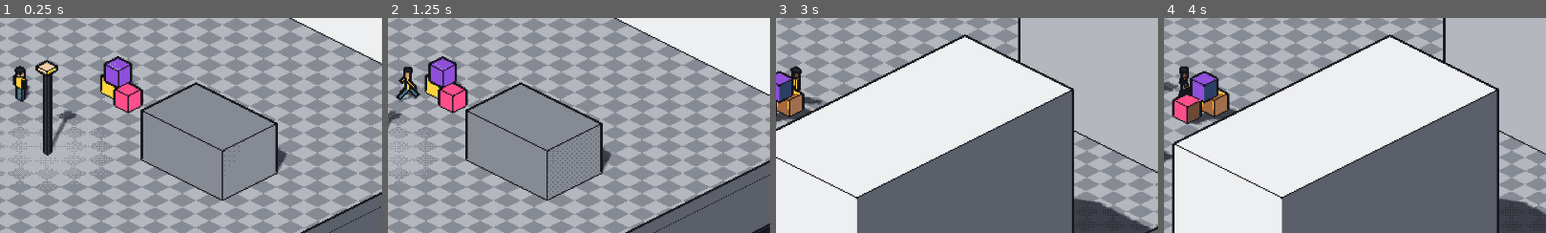
Above: before the commit, frames 1-4 (left to right).
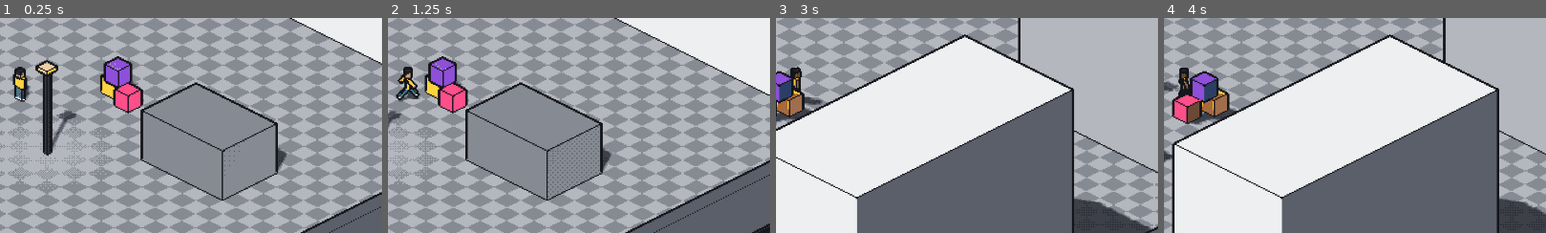
Above: after the commit, the same moments.

Repository: Yato-350/91350
Game: Godot game, scene res://scenes/main/main.tscn
Same seed, same stepped clock (60 frames per second), same inputs: the game is played once before the commit and once after it.
Inputs (mouse positions are % of the whole screen's width and height, from its top left):
- Up to frame 1 (0.25 s): no input
- Up to frame 2 (1.25 s): tap Enter at 0.5 s; move the mouse to (72, 45) at 0.52 s; hold D (move_right) from 0.53 s (still down); hold Shift (run) from 0.53 s (still down); click (72, 45) at 0.67 s
- Up to frame 3 (3 s): release D (move_right) at 1.25 s; release Shift (run) at 1.25 s; drag from (30, 55) to (45, 70) at 1.27 s; tap Space at 2 s; move the mouse to (60, 28) at 2.02 s; hold D (move_right) 2.03-2.75 s; hold Shift (run) 2.03-2.75 s; tap E (camera_rotate_right) at 2.1 s; drag from (45, 70) to (20, 35) at 2.77 s
- Up to frame 4 (4 s): tap Enter at 3.5 s; move the mouse to (80, 65) at 3.52 s; hold A (move_left) from 3.53 s (still down); hold Shift (run) from 3.53 s (still down); tap Alt at 3.6 s
The pictures show only the part of the screen within x 47-97%, y 31-81%; the shares and areas given below are measured in that part.

The runs differ from the first frame. In frame 1, 0.2% of the frame differs, in the area x 3-8%, y 22-40%; in frame 2, 0.2%, in the area x 2-9%, y 25-39%; in frame 3, less than 0.1%; in frame 4, less than 0.1%.

Commit message:
feat: personnages voxel animés (35 fiches) et Akan en modèle voxel
- data/characters/characters.json : fiches d'apparence des personnages
  principaux, secondaires, civils et forces du régime (+ schéma)
- tools/build_voxels.py : fusion des faces de même couleur (fichiers dix fois
  plus légers) et construction des personnages depuis leurs fiches
- CharacterVisual : charge le modèle, applique les couleurs des sommets et
  anime bras et jambes ; le joueur l'utilise à la place des boîtes

Co-Authored-By: Claude Fable 5.2 <noreply@anthropic.com>
Claude-Session: https://claude.ai/code/session_0191MuXXX6bNUbLG7aSk85Tz

Diff:
--- /dev/null
+++ b/data/characters/characters.json
@@ -0,0 +1,539 @@
+{
+	"characters": [
+		{
+			"id": "akan",
+			"name": "CHAR_AKAN",
+			"group": "habitants",
+			"appearance": {
+				"skin": "peau_1",
+				"hair": "noir",
+				"hair_style": "court",
+				"top": "jaune_linge",
+				"top_style": "hoodie",
+				"bottom": "bleu_acier",
+				"shoes": "blanc"
+			}
+		},
+		{
+			"id": "daronne",
+			"name": "CHAR_DARONNE",
+			"group": "familles",
+			"appearance": {
+				"skin": "peau_1",
+				"hair": "noir",
+				"hair_style": "chignon",
+				"top": "blanc",
+				"top_style": "blouse",
+				"bottom": "bleu_ecran",
+				"shoes": "blanc"
+			}
+		},
+		{
+			"id": "maya",
+			"name": "CHAR_MAYA",
+			"group": "familles",
+			"appearance": {
+				"skin": "peau_1",
+				"hair": "noir",
+				"hair_style": "tresses",
+				"top": "rose_tag",
+				"top_style": "tshirt",
+				"bottom": "violet_tag",
+				"shoes": "blanc",
+				"build": "enfant"
+			}
+		},
+		{
+			"id": "nino",
+			"name": "CHAR_NINO",
+			"group": "collectif",
+			"appearance": {
+				"skin": "peau_2",
+				"hair": "brun_1",
+				"hair_style": "casquette",
+				"top": "vert_tag",
+				"top_style": "tshirt",
+				"bottom": "beton_2",
+				"shoes": "blanc",
+				"accessory_color": "rouge_sombre"
+			}
+		},
+		{
+			"id": "lucien",
+			"name": "CHAR_LUCIEN",
+			"group": "anciens",
+			"appearance": {
+				"skin": "peau_3",
+				"hair": "beton_5",
+				"hair_style": "rase",
+				"top": "brun_2",
+				"top_style": "veste",
+				"bottom": "beton_2",
+				"shoes": "brun_1",
+				"accessory": "lunettes",
+				"detail": "creme"
+			}
+		},
+		{
+			"id": "le_grand",
+			"name": "CHAR_LE_GRAND",
+			"group": "anciens",
+			"appearance": {
+				"skin": "brun_2",
+				"hair": "noir",
+				"hair_style": "rase",
+				"top": "beton_5",
+				"top_style": "tshirt",
+				"bottom": "noir",
+				"shoes": "blanc",
+				"build": "fort"
+			}
+		},
+		{
+			"id": "wifi",
+			"name": "CHAR_WIFI",
+			"group": "collectif",
+			"appearance": {
+				"skin": "peau_2",
+				"hair": "violet_tag",
+				"hair_style": "long",
+				"top": "noir",
+				"top_style": "hoodie",
+				"bottom": "beton_2",
+				"shoes": "cyan_neon",
+				"accessory": "ecouteurs",
+				"accessory_color": "cyan_neon",
+				"detail": "cyan_neon"
+			}
+		},
+		{
+			"id": "zed",
+			"name": "CHAR_ZED",
+			"group": "reseau",
+			"appearance": {
+				"skin": "peau_3",
+				"hair": "noir",
+				"hair_style": "court",
+				"top": "noir",
+				"top_style": "veste",
+				"bottom": "beton_1",
+				"shoes": "noir",
+				"accessory": "lunettes",
+				"detail": "rouge_sombre"
+			}
+		},
+		{
+			"id": "tonton",
+			"name": "CHAR_TONTON",
+			"group": "anciens",
+			"appearance": {
+				"skin": "brun_2",
+				"hair": "beton_4",
+				"hair_style": "rase",
+				"top": "vert_feuille",
+				"top_style": "tablier",
+				"bottom": "brun_2",
+				"shoes": "noir",
+				"detail": "creme"
+			}
+		},
+		{
+			"id": "mc_beton",
+			"name": "CHAR_MC_BETON",
+			"group": "collectif",
+			"appearance": {
+				"skin": "brun_1",
+				"hair": "noir",
+				"hair_style": "afro",
+				"top": "orange_vif",
+				"top_style": "hoodie",
+				"bottom": "bleu_acier",
+				"shoes": "blanc",
+				"accessory": "ecouteurs",
+				"accessory_color": "blanc"
+			}
+		},
+		{
+			"id": "tata_rose",
+			"name": "CHAR_TATA_ROSE",
+			"group": "familles",
+			"appearance": {
+				"skin": "peau_1",
+				"hair": "noir",
+				"hair_style": "chignon",
+				"top": "rose_tag",
+				"top_style": "tablier",
+				"bottom": "beton_3",
+				"shoes": "brun_1",
+				"detail": "blanc"
+			}
+		},
+		{
+			"id": "cle_de_12",
+			"name": "CHAR_CLE_DE_12",
+			"group": "reseau",
+			"appearance": {
+				"skin": "peau_2",
+				"hair": "brun_1",
+				"hair_style": "casquette",
+				"top": "bleu_acier",
+				"top_style": "blouse",
+				"bottom": "bleu_acier",
+				"shoes": "noir",
+				"accessory_color": "orange_sombre"
+			}
+		},
+		{
+			"id": "bernard",
+			"name": "CHAR_BERNARD",
+			"group": "habitants",
+			"appearance": {
+				"skin": "peau_3",
+				"hair": "beton_4",
+				"hair_style": "court",
+				"top": "beton_3",
+				"top_style": "veste",
+				"bottom": "beton_2",
+				"shoes": "noir",
+				"detail": "bleu_ecran"
+			}
+		},
+		{
+			"id": "vasseur",
+			"name": "CHAR_VASSEUR",
+			"group": "regime",
+			"appearance": {
+				"skin": "peau_3",
+				"hair": "beton_5",
+				"hair_style": "casquette",
+				"top": "bleu_nuit",
+				"top_style": "uniforme",
+				"bottom": "bleu_nuit",
+				"shoes": "noir",
+				"accessory_color": "bleu_nuit"
+			}
+		},
+		{
+			"id": "la_prof",
+			"name": "CHAR_LA_PROF",
+			"group": "anciens",
+			"appearance": {
+				"skin": "peau_2",
+				"hair": "beton_5",
+				"hair_style": "chignon",
+				"top": "bleu_ecran",
+				"top_style": "veste",
+				"bottom": "beton_2",
+				"shoes": "brun_1",
+				"accessory": "lunettes",
+				"detail": "blanc"
+			}
+		},
+		{
+			"id": "mamie_scooter",
+			"name": "CHAR_MAMIE_SCOOTER",
+			"group": "anciens",
+			"appearance": {
+				"skin": "peau_3",
+				"hair": "blanc",
+				"hair_style": "bonnet",
+				"top": "violet_tag",
+				"top_style": "veste",
+				"bottom": "beton_3",
+				"shoes": "brun_1",
+				"accessory_color": "jaune_linge",
+				"detail": "creme"
+			}
+		},
+		{
+			"id": "yanis",
+			"name": "CHAR_YANIS",
+			"group": "collectif",
+			"appearance": {
+				"skin": "brun_2",
+				"hair": "noir",
+				"hair_style": "court",
+				"top": "cyan_neon",
+				"top_style": "tshirt",
+				"bottom": "noir",
+				"shoes": "blanc",
+				"accessory": "sac",
+				"accessory_color": "beton_2"
+			}
+		},
+		{
+			"id": "ines",
+			"name": "CHAR_INES",
+			"group": "collectif",
+			"appearance": {
+				"skin": "brun_2",
+				"hair": "noir",
+				"hair_style": "tresses",
+				"top": "turquoise",
+				"top_style": "hoodie",
+				"bottom": "noir",
+				"shoes": "blanc",
+				"accessory": "sac",
+				"accessory_color": "beton_2"
+			}
+		},
+		{
+			"id": "doc",
+			"name": "CHAR_DOC",
+			"group": "familles",
+			"appearance": {
+				"skin": "peau_2",
+				"hair": "brun_1",
+				"hair_style": "long",
+				"top": "blanc",
+				"top_style": "blouse",
+				"bottom": "eau_claire",
+				"shoes": "blanc",
+				"accessory": "lunettes"
+			}
+		},
+		{
+			"id": "pixel",
+			"name": "CHAR_PIXEL",
+			"group": "collectif",
+			"appearance": {
+				"skin": "peau_3",
+				"hair": "orange_vif",
+				"hair_style": "bonnet",
+				"top": "blanc",
+				"top_style": "tshirt",
+				"bottom": "beton_2",
+				"shoes": "rose_tag",
+				"accessory": "sac",
+				"accessory_color": "vert_tag"
+			}
+		},
+		{
+			"id": "aubry",
+			"name": "CHAR_AUBRY",
+			"group": "regime",
+			"appearance": {
+				"skin": "peau_3",
+				"hair": "brun_2",
+				"hair_style": "chignon",
+				"top": "bleu_nuit",
+				"top_style": "uniforme",
+				"bottom": "bleu_nuit",
+				"shoes": "noir"
+			}
+		},
+		{
+			"id": "colonel",
+			"name": "CHAR_COLONEL",
+			"group": "anciens",
+			"appearance": {
+				"skin": "peau_3",
+				"hair": "blanc",
+				"hair_style": "casquette",
+				"top": "creme",
+				"top_style": "veste",
+				"bottom": "brun_2",
+				"shoes": "brun_1",
+				"accessory_color": "beton_3",
+				"detail": "blanc"
+			}
+		},
+		{
+			"id": "sofia",
+			"name": "CHAR_SOFIA",
+			"group": "familles",
+			"appearance": {
+				"skin": "peau_2",
+				"hair": "rouge_propagande",
+				"hair_style": "long",
+				"top": "noir",
+				"top_style": "tablier",
+				"bottom": "noir",
+				"shoes": "rose_tag",
+				"detail": "rose_tag"
+			}
+		},
+		{
+			"id": "mehdi",
+			"name": "CHAR_MEHDI",
+			"group": "familles",
+			"appearance": {
+				"skin": "peau_2",
+				"hair": "noir",
+				"hair_style": "court",
+				"top": "blanc",
+				"top_style": "tablier",
+				"bottom": "noir",
+				"shoes": "noir",
+				"detail": "orange_vif"
+			}
+		},
+		{
+			"id": "cable",
+			"name": "CHAR_CABLE",
+			"group": "reseau",
+			"appearance": {
+				"skin": "peau_1",
+				"hair": "noir",
+				"hair_style": "afro",
+				"top": "orange_sombre",
+				"top_style": "blouse",
+				"bottom": "orange_sombre",
+				"shoes": "noir",
+				"accessory": "sac",
+				"accessory_color": "jaune_linge"
+			}
+		},
+		{
+			"id": "monsieur_paul",
+			"name": "CHAR_MONSIEUR_PAUL",
+			"group": "habitants",
+			"appearance": {
+				"skin": "peau_3",
+				"hair": "beton_4",
+				"hair_style": "rase",
+				"top": "eau_sombre",
+				"top_style": "veste",
+				"bottom": "brun_2",
+				"shoes": "noir",
+				"detail": "creme"
+			}
+		},
+		{
+			"id": "vigile",
+			"name": "CHAR_VIGILE",
+			"group": "regime",
+			"appearance": {
+				"skin": "peau_2",
+				"hair": "noir",
+				"hair_style": "casque",
+				"top": "bleu_nuit",
+				"top_style": "uniforme",
+				"bottom": "bleu_nuit",
+				"shoes": "noir",
+				"accessory": "matraque",
+				"accessory_color": "beton_2"
+			}
+		},
+		{
+			"id": "garde",
+			"name": "CHAR_GARDE",
+			"group": "regime",
+			"appearance": {
+				"skin": "peau_3",
+				"hair": "noir",
+				"hair_style": "casque",
+				"top": "beton_1",
+				"top_style": "uniforme",
+				"bottom": "beton_1",
+				"shoes": "noir",
+				"accessory": "gilet",
+				"accessory_color": "beton_2"
+			}
+		},
+		{
+			"id": "intervention",
+			"name": "CHAR_INTERVENTION",
+			"group": "regime",
+			"appearance": {
+				"skin": "peau_2",
+				"hair": "noir",
+				"hair_style": "casque",
+				"top": "noir",
+				"top_style": "uniforme",
+				"bottom": "noir",
+				"shoes": "noir",
+				"accessory": "gilet",
+				"accessory_color": "rouge_sombre"
+			}
+		},
+		{
+			"id": "civil_1",
+			"name": "CHAR_CIVIL_1",
+			"group": "habitants",
+			"appearance": {
+				"skin": "peau_1",
+				"hair": "noir",
+				"hair_style": "court",
+				"top": "beton_5",
+				"top_style": "tshirt",
+				"bottom": "bleu_acier",
+				"shoes": "blanc"
+			}
+		},
+		{
+			"id": "civil_2",
+			"name": "CHAR_CIVIL_2",
+			"group": "habitants",
+			"appearance": {
+				"skin": "peau_3",
+				"hair": "brun_2",
+				"hair_style": "long",
+				"top": "rouge_sombre",
+				"top_style": "veste",
+				"bottom": "beton_2",
+				"shoes": "noir",
+				"detail": "creme"
+			}
+		},
+		{
+			"id": "civil_3",
+			"name": "CHAR_CIVIL_3",
+			"group": "habitants",
+			"appearance": {
+				"skin": "brun_2",
+				"hair": "noir",
+				"hair_style": "afro",
+				"top": "turquoise",
+				"top_style": "tshirt",
+				"bottom": "noir",
+				"shoes": "blanc"
+			}
+		},
+		{
+			"id": "civil_4",
+			"name": "CHAR_CIVIL_4",
+			"group": "habitants",
+			"appearance": {
+				"skin": "peau_2",
+				"hair": "brun_1",
+				"hair_style": "capuche",
+				"top": "beton_3",
+				"top_style": "hoodie",
+				"bottom": "bleu_nuit",
+				"shoes": "blanc"
+			}
+		},
+		{
+			"id": "civil_5",
+			"name": "CHAR_CIVIL_5",
+			"group": "habitants",
+			"appearance": {
+				"skin": "peau_3",
+				"hair": "beton_5",
+				"hair_style": "bonnet",
+				"top": "orange_sombre",
+				"top_style": "veste",
+				"bottom": "brun_2",
+				"shoes": "brun_1",
+				"accessory_color": "vert_sombre"
+			}
+		},
+		{
+			"id": "civil_6",
+			"name": "CHAR_CIVIL_6",
+			"group": "habitants",
+			"appearance": {
+				"skin": "brun_1",
+				"hair": "noir",
+				"hair_style": "tresses",
+				"top": "jaune_linge",
+				"top_style": "tshirt",
+				"bottom": "eau_sombre",
+				"shoes": "blanc",
+				"accessory": "sac",
+				"accessory_color": "rose_tag"
+			}
+		}
+	]
+}
--- /dev/null
+++ b/data/schemas/characters.schema.json
@@ -0,0 +1,41 @@
+{
+	"$schema": "https://json-schema.org/draft/2020-12/schema",
+	"title": "Personnages",
+	"description": "Fiches des personnages : identité et apparence (voir tools/voxel_characters.py).",
+	"type": "object",
+	"required": ["characters"],
+	"additionalProperties": false,
+	"properties": {
+		"characters": {
+			"type": "array",
+			"items": {
+				"type": "object",
+				"required": ["id", "name", "group", "appearance"],
+				"additionalProperties": false,
+				"properties": {
+					"id": { "type": "string", "pattern": "^[a-z][a-z0-9_]*$" },
+					"name": { "type": "string", "pattern": "^[A-Z][A-Z0-9_]*$" },
+					"group": { "enum": ["habitants", "anciens", "reseau", "collectif", "familles", "regime"] },
+					"appearance": {
+						"type": "object",
+						"required": ["skin", "hair", "hair_style", "top", "top_style", "bottom", "shoes"],
+						"additionalProperties": false,
+						"properties": {
+							"skin": { "type": "string" },
+							"hair": { "type": "string" },
+							"hair_style": { "enum": ["chauve", "rase", "court", "afro", "long", "chignon", "tresses", "casquette", "capuche", "bonnet", "casque"] },
+							"top": { "type": "string" },
+							"top_style": { "enum": ["tshirt", "hoodie", "veste", "uniforme", "blouse", "tablier"] },
+							"bottom": { "type": "string" },
+							"shoes": { "type": "string" },
+							"accessory": { "enum": ["", "sac", "gilet", "lunettes", "brassard", "ecouteurs", "matraque"] },
+							"accessory_color": { "type": "string" },
+							"detail": { "type": "string" },
+							"build": { "enum": ["adulte", "enfant", "fort"] }
+						}
+					}
+				}
+			}
+		}
+	}
+}
--- a/scenes/actors/player.tscn
+++ b/scenes/actors/player.tscn
@@ -1,50 +1,11 @@
-[gd_scene load_steps=13 format=3]
+[gd_scene load_steps=4 format=3]
 
 [ext_resource type="Script" path="res://scripts/actors/player.gd" id="1_player"]
+[ext_resource type="Script" path="res://scripts/actors/character_visual.gd" id="2_visual"]
 
 [sub_resource type="CapsuleShape3D" id="CapsuleShape3D_body"]
 radius = 0.3
 height = 1.75
-
-[sub_resource type="StandardMaterial3D" id="Material_jeans"]
-albedo_color = Color(0.1686, 0.2471, 0.4000, 1)
-
-[sub_resource type="StandardMaterial3D" id="Material_hoodie"]
-albedo_color = Color(1.0000, 0.8235, 0.2471, 1)
-
-[sub_resource type="StandardMaterial3D" id="Material_skin"]
-albedo_color = Color(0.6275, 0.4314, 0.2980, 1)
-
-[sub_resource type="StandardMaterial3D" id="Material_hair"]
-albedo_color = Color(0.0784, 0.0824, 0.1020, 1)
-
-[sub_resource type="BoxMesh" id="BoxMesh_LegLeft"]
-material = SubResource("Material_jeans")
-size = Vector3(0.1875, 0.75, 0.1875)
-
-[sub_resource type="BoxMesh" id="BoxMesh_LegRight"]
-material = SubResource("Material_jeans")
-size = Vector3(0.1875, 0.75, 0.1875)
-
-[sub_resource type="BoxMesh" id="BoxMesh_Torso"]
-material = SubResource("Material_hoodie")
-size = Vector3(0.5, 0.625, 0.25)
-
-[sub_resource type="BoxMesh" id="BoxMesh_ArmLeft"]
-material = SubResource("Material_hoodie")
-size = Vector3(0.125, 0.5625, 0.125)
-
-[sub_resource type="BoxMesh" id="BoxMesh_ArmRight"]
-material = SubResource("Material_hoodie")
-size = Vector3(0.125, 0.5625, 0.125)
-
-[sub_resource type="BoxMesh" id="BoxMesh_Head"]
-material = SubResource("Material_skin")
-size = Vector3(0.3125, 0.3125, 0.3125)
-
-[sub_resource type="BoxMesh" id="BoxMesh_Hair"]
-material = SubResource("Material_hair")
-size = Vector3(0.375, 0.125, 0.375)
 
 [node name="Player" type="CharacterBody3D" groups=["saveable"]]
 script = ExtResource("1_player")
@@ -54,52 +15,5 @@
 shape = SubResource("CapsuleShape3D_body")
 
 [node name="Visual" type="Node3D" parent="."]
-
-[node name="LegLeft" type="Node3D" parent="Visual"]
-transform = Transform3D(1, 0, 0, 0, 1, 0, 0, 0, 1, -0.125, 0.75, 0.0)
-
-[node name="Mesh" type="MeshInstance3D" parent="Visual/LegLeft"]
-transform = Transform3D(1, 0, 0, 0, 1, 0, 0, 0, 1, 0, -0.375, 0)
-mesh = SubResource("BoxMesh_LegLeft")
-
-[node name="LegRight" type="Node3D" parent="Visual"]
-transform = Transform3D(1, 0, 0, 0, 1, 0, 0, 0, 1, 0.125, 0.75, 0.0)
-
-[node name="Mesh" type="MeshInstance3D" parent="Visual/LegRight"]
-transform = Transform3D(1, 0, 0, 0, 1, 0, 0, 0, 1, 0, -0.375, 0)
-mesh = SubResource("BoxMesh_LegRight")
-
-[node name="Torso" type="Node3D" parent="Visual"]
-transform = Transform3D(1, 0, 0, 0, 1, 0, 0, 0, 1, 0.0, 1.0625, 0.0)
-
-[node name="Mesh" type="MeshInstance3D" parent="Visual/Torso"]
-transform = Transform3D(1, 0, 0, 0, 1, 0, 0, 0, 1, 0, 0, 0)
-mesh = SubResource("BoxMesh_Torso")
-
-[node name="ArmLeft" type="Node3D" parent="Visual"]
-transform = Transform3D(1, 0, 0, 0, 1, 0, 0, 0, 1, -0.3125, 1.3125, 0.0)
-
-[node name="Mesh" type="MeshInstance3D" parent="Visual/ArmLeft"]
-transform = Transform3D(1, 0, 0, 0, 1, 0, 0, 0, 1, 0, -0.28125, 0)
-mesh = SubResource("BoxMesh_ArmLeft")
-
-[node name="ArmRight" type="Node3D" parent="Visual"]
-transform = Transform3D(1, 0, 0, 0, 1, 0, 0, 0, 1, 0.3125, 1.3125, 0.0)
-
-[node name="Mesh" type="MeshInstance3D" parent="Visual/ArmRight"]
-transform = Transform3D(1, 0, 0, 0, 1, 0, 0, 0, 1, 0, -0.28125, 0)
-mesh = SubResource("BoxMesh_ArmRight")
-
-[node name="Head" type="Node3D" parent="Visual"]
-transform = Transform3D(1, 0, 0, 0, 1, 0, 0, 0, 1, 0.0, 1.53125, 0.0)
-
-[node name="Mesh" type="MeshInstance3D" parent="Visual/Head"]
-transform = Transform3D(1, 0, 0, 0, 1, 0, 0, 0, 1, 0, 0, 0)
-mesh = SubResource("BoxMesh_Head")
-
-[node name="Hair" type="Node3D" parent="Visual"]
-transform = Transform3D(1, 0, 0, 0, 1, 0, 0, 0, 1, 0.0, 1.71875, 0.0)
-
-[node name="Mesh" type="MeshInstance3D" parent="Visual/Hair"]
-transform = Transform3D(1, 0, 0, 0, 1, 0, 0, 0, 1, 0, 0, 0)
-mesh = SubResource("BoxMesh_Hair")
+script = ExtResource("2_visual")
+character_id = "akan"
--- /dev/null
+++ b/scripts/actors/character_visual.gd
@@ -0,0 +1,80 @@
+class_name CharacterVisual
+extends Node3D
+## Modèle voxel d'un personnage, animé par parties rigides (tête, torse, bras, jambes).
+## Le modèle vient de tools/build_voxels.py, à partir de la fiche d'apparence du personnage.
+
+const MODEL_PATH := "res://assets/voxel/characters/%s.glb"
+const MATERIAL := preload("res://assets/materials/vertex_color.tres")
+const STRIDES_PER_METER := 1.6
+const SWING_RADIANS := 0.7
+const TURN_SPEED := 12.0
+## Vitesse à laquelle le balancement des membres est complet.
+const FULL_SWING_SPEED := 2.5
+const MOVING_SPEED := 0.1
+# Les membres qui se balancent ensemble : jambe gauche avec bras droit, et inversement.
+const SWING_FORWARD: Array[String] = ["LegLeft", "ArmRight"]
+const SWING_BACKWARD: Array[String] = ["LegRight", "ArmLeft"]
+
+@export var character_id := "":
+	set(value):
+		character_id = value
+		if is_node_ready():
+			_load_model()
+
+var _model: Node3D
+var _parts := {}
+var _stride := 0.0
+
+
+func _ready() -> void:
+	_load_model()
+
+
+func has_model() -> bool:
+	return _model != null
+
+
+func get_part(part_name: String) -> Node3D:
+	return _parts.get(part_name)
+
+
+## Tourne le modèle vers sa marche et balance bras et jambes selon la distance parcourue.
+func animate(horizontal_velocity: Vector3, delta: float) -> void:
+	var speed := Vector3(horizontal_velocity.x, 0.0, horizontal_velocity.z).length()
+	if speed > MOVING_SPEED:
+		var facing := atan2(-horizontal_velocity.x, -horizontal_velocity.z)
+		rotation.y = lerp_angle(rotation.y, facing, minf(1.0, TURN_SPEED * delta))
+		_stride += speed * delta * STRIDES_PER_METER * TAU
+	else:
+		_stride = 0.0
+	var swing := sin(_stride) * SWING_RADIANS * minf(1.0, speed / FULL_SWING_SPEED)
+	for part_name: String in SWING_FORWARD:
+		_swing(part_name, swing)
+	for part_name: String in SWING_BACKWARD:
+		_swing(part_name, -swing)
+
+
+func _swing(part_name: String, angle: float) -> void:
+	var part: Node3D = _parts.get(part_name)
+	if part != null:
+		part.rotation.x = angle
+
+
+func _load_model() -> void:
+	if _model != null:
+		_model.queue_free()
+		_model = null
+	_parts.clear()
+	if character_id.is_empty():
+		return
+	var path := MODEL_PATH % character_id
+	if not ResourceLoader.exists(path):
+		push_error("Modèle de personnage introuvable : %s" % character_id)
+		return
+	var scene: PackedScene = load(path)
+	_model = scene.instantiate()
+	add_child(_model)
+	for node: Node in _model.find_children("*", "MeshInstance3D", true, false):
+		var part := node as MeshInstance3D
+		part.material_override = MATERIAL
+		_parts[String(part.name)] = part
--- a/scripts/actors/player.gd
+++ b/scripts/actors/player.gd
@@ -1,27 +1,21 @@
 class_name Player
 extends CharacterBody3D
 ## Akan : déplacement relatif à la caméra, au clavier comme à la manette.
-## Le visuel en boîtes est provisoire (remplacé par le pipeline voxel au jalon M1).
 
 const WALK_SPEED := 2.5
 const RUN_SPEED := 5.5
 const ACCELERATION := 30.0
-const TURN_SPEED := 12.0
 ## Sous cette altitude, le joueur est tombé hors du monde : retour à l'apparition.
 const FALL_LIMIT := -20.0
-const STRIDES_PER_METER := 1.6
-const SWING_RADIANS := 0.7
+## Paramètre global des shaders : là où s'ouvre la vue à travers les bâtiments.
+const SHADER_POSITION := &"player_position"
 
 @export var save_id: StringName = &"player"
 
 var _spawn_position := Vector3.ZERO
-var _stride := 0.0
 var _gravity: float = ProjectSettings.get_setting("physics/3d/default_gravity")
 
-@onready var _visual: Node3D = $Visual
-@onready var _swinging: Array[Node3D] = [
-	$Visual/LegLeft, $Visual/ArmRight, $Visual/LegRight, $Visual/ArmLeft
-]
+@onready var _visual: CharacterVisual = $Visual
 
 
 ## Direction de déplacement dans le monde pour une entrée du stick (x à droite,
@@ -32,6 +26,11 @@
 
 func _ready() -> void:
 	_spawn_position = global_position
+
+
+func _process(_delta: float) -> void:
+	var at := get_global_transform_interpolated().origin
+	RenderingServer.global_shader_parameter_set(SHADER_POSITION, at)
 
 
 func _physics_process(delta: float) -> void:
@@ -45,7 +44,7 @@
 	horizontal = horizontal.move_toward(direction * speed, ACCELERATION * delta)
 	velocity = Vector3(horizontal.x, velocity.y - _gravity * delta, horizontal.z)
 	move_and_slide()
-	_animate(horizontal, delta)
+	_visual.animate(horizontal, delta)
 
 
 func save_state() -> Dictionary:
@@ -77,17 +76,3 @@
 func _camera_yaw() -> float:
 	var camera := get_viewport().get_camera_3d()
 	return camera.global_rotation.y if camera != null else 0.0
-
-
-# Tourne le visuel vers la marche et balance bras et jambes selon la distance parcourue.
-func _animate(horizontal: Vector3, delta: float) -> void:
-	var speed := horizontal.length()
-	if speed > 0.1:
-		var facing := atan2(-horizontal.x, -horizontal.z)
-		_visual.rotation.y = lerp_angle(_visual.rotation.y, facing, minf(1.0, TURN_SPEED * delta))
-		_stride += speed * delta * STRIDES_PER_METER * TAU
-	else:
-		_stride = 0.0
-	var swing := sin(_stride) * SWING_RADIANS * minf(1.0, speed / WALK_SPEED)
-	for index: int in _swinging.size():
-		_swinging[index].rotation.x = swing if index < 2 else -swing
--- /dev/null
+++ b/tests/test_character_visual.gd
@@ -0,0 +1,67 @@
+extends GutTest
+
+const PARTS: Array[String] = ["LegLeft", "LegRight", "Torso", "ArmLeft", "ArmRight", "Head"]
+
+
+func test_model_has_six_articulated_parts() -> void:
+	var visual := _make("akan")
+	assert_true(visual.has_model())
+	for part: String in PARTS:
+		assert_not_null(visual.get_part(part), part)
+
+
+func test_parts_use_the_palette_colours_of_the_vertices() -> void:
+	var visual := _make("akan")
+	var head := visual.get_part("Head") as MeshInstance3D
+	var material := head.material_override as StandardMaterial3D
+	assert_true(material.vertex_color_use_as_albedo)
+	assert_true(material.vertex_color_is_srgb)
+
+
+func test_walking_swings_legs_in_opposition() -> void:
+	var visual := _make("akan")
+	for i: int in 12:
+		visual.animate(Vector3(2.5, 0.0, 0.0), 0.05)
+	var left := visual.get_part("LegLeft").rotation.x
+	var right := visual.get_part("LegRight").rotation.x
+	assert_ne(left, 0.0)
+	assert_almost_eq(left, -right, 0.001)
+	assert_almost_eq(visual.get_part("ArmLeft").rotation.x, right, 0.001)
+
+
+func test_standing_still_brings_limbs_back_to_rest() -> void:
+	var visual := _make("akan")
+	for i: int in 12:
+		visual.animate(Vector3(2.5, 0.0, 0.0), 0.05)
+	visual.animate(Vector3.ZERO, 0.05)
+	assert_eq(visual.get_part("LegLeft").rotation.x, 0.0)
+
+
+func test_walking_turns_the_model_towards_its_direction() -> void:
+	var visual := _make("akan")
+	for i: int in 60:
+		visual.animate(Vector3(2.5, 0.0, 0.0), 0.05)
+	# L'avant du modèle (-Z) pointe vers +X après un quart de tour.
+	assert_almost_eq(-visual.global_basis.z, Vector3.RIGHT, Vector3.ONE * 0.01)
+
+
+func test_unknown_character_shows_nothing_and_logs() -> void:
+	var visual := _make("personne")
+	assert_false(visual.has_model())
+	assert_push_error("personne")
+
+
+func test_every_character_of_the_roster_has_a_model() -> void:
+	var data: Dictionary = JSON.parse_string(
+		FileAccess.get_file_as_string("res://data/characters/characters.json")
+	)
+	for character: Dictionary in data["characters"]:
+		var path := CharacterVisual.MODEL_PATH % character["id"]
+		assert_true(ResourceLoader.exists(path), path)
+
+
+func _make(character_id: String) -> CharacterVisual:
+	var visual := CharacterVisual.new()
+	visual.character_id = character_id
+	add_child_autofree(visual)
+	return visual
Binary file added: assets/icons/characters/akan.png
Not shown, added: assets/icons/characters/akan.png.import
Binary file added: assets/icons/characters/aubry.png
Not shown, added: assets/icons/characters/aubry.png.import
Binary file added: assets/icons/characters/bernard.png
Not shown, added: assets/icons/characters/bernard.png.import
Binary file added: assets/icons/characters/cable.png
Not shown, added: assets/icons/characters/cable.png.import
Binary file added: assets/icons/characters/civil_1.png
Not shown, added: assets/icons/characters/civil_1.png.import
Binary file added: assets/icons/characters/civil_2.png
Not shown, added: assets/icons/characters/civil_2.png.import
(and 130 more such lines)
